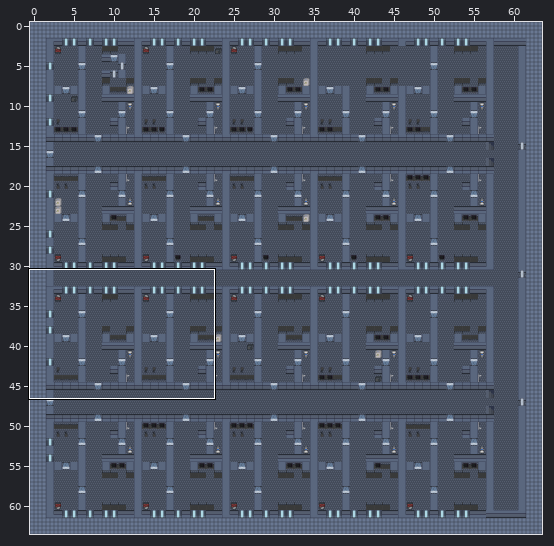
Two states of a Tiled map, NamelessRogue/Content/Buildings/ApartmentBlockFloorGroundLevel.tmx. Above, an overview of the earlier version with the close-up marked.
Close-up. First the earlier version:
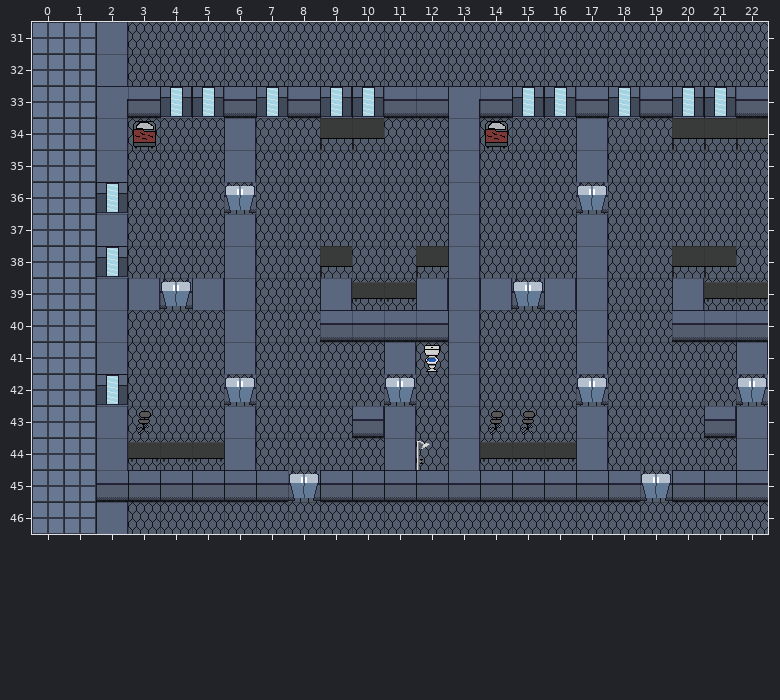
Cells are 32x32 px. Shown: x 0..22, y 31..46. The commit also changed other parts of the map, which this record leaves out.
And afterwards:
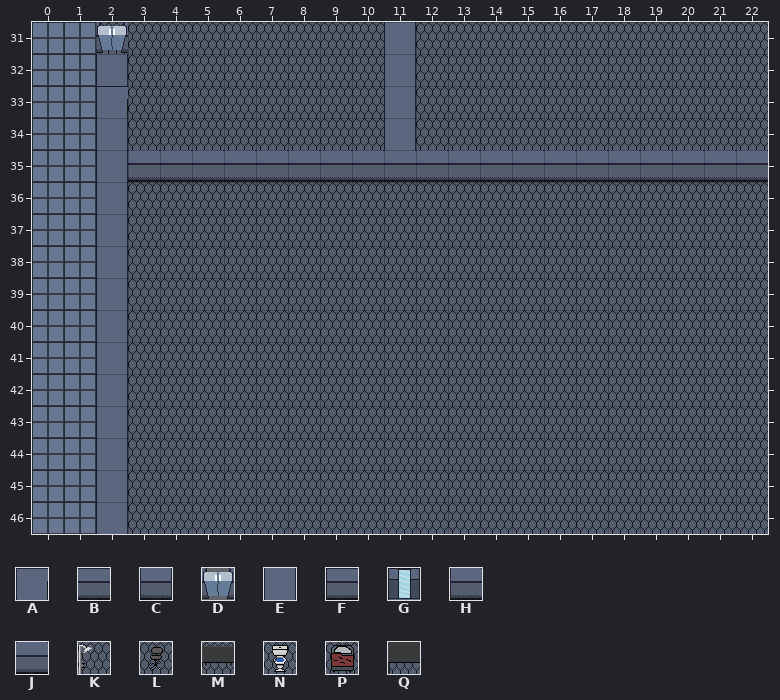
Key: from "tileset2": A 0, B 1, C 4, D 5, E 20, F 24, G 26, H 40, J 43, K 160, L 161, M 162, N 163, P 180, Q 185.
_ is an empty cell.
Tiles replaced or removed in this view: A, B, C, D, E, F, G, H, K, L, M, N, P, Q.
See-through tiles are keyed as they look on the map.
Change:
Changed rows in their new state; . is an unchanged cell.
Layer "main":
first column x 2:
31 D........E...........
32 .........E...........
33 .________E___________
34 ._.._..__E.__.._..___
35 .JJJJJJJJJJJJJJJJJJJJ
36 E..._......_..._.....
37 ...._......_..._.....
38 E..._.._..__..._..__.
39 .____.._________..___
40 ...._.._____..._..___
41 ...._....___..._...._
42 E..._...._._..._...._
43 ._.._...__.___._...__
44 .____...._______...._
45 E____________________
Boxes around the changes in both close-ups, in picture pixels (x1, y1, x2, y2):
changed: (96, 22, 768, 502)
